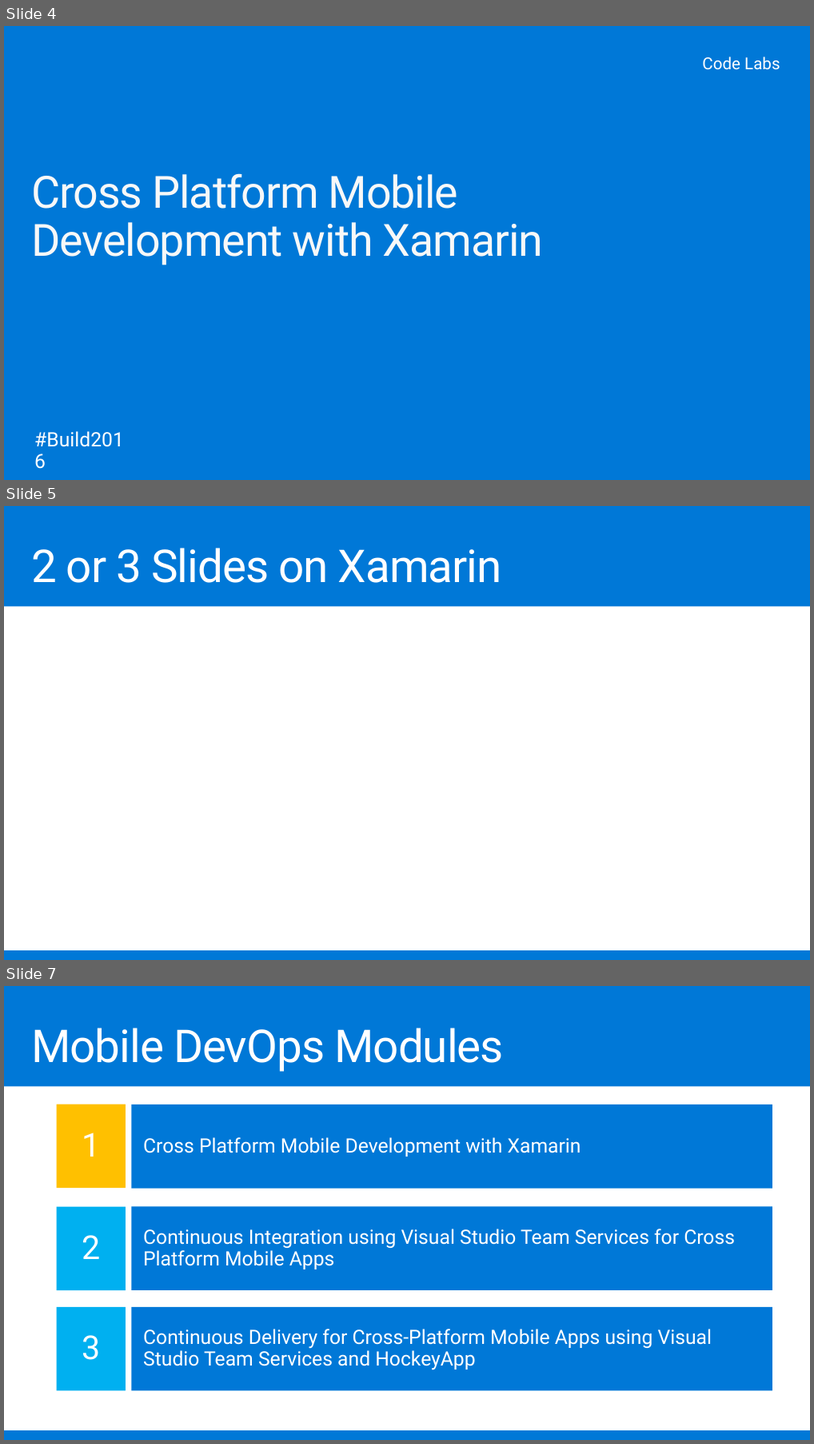
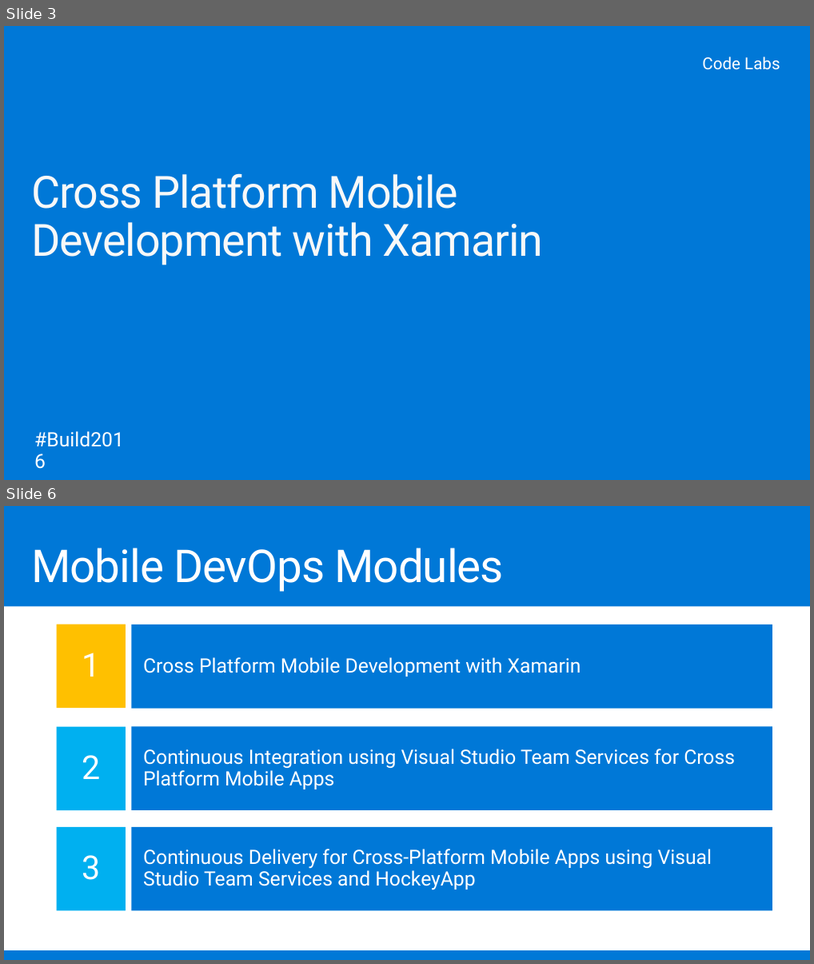
Before and after one commit to sriramdasbalaji/CodeLabs-MobileDevOps, a slide deck: Module1-Xamarin/Slides/Mobile DevOps Module 1.pptx. Shown one above the other, each under a label of ours: slides 4, 5 and 7 before the commit, slides 3 and 6 after it; the slides between them are not shown. The pictures are 814x1444 and 814x964 pixels, drawn with LibreOffice and Linux fonts; fonts in the diff are those of the drawing; background and template pictures are left out. Boxes give left, top, right and bottom in pixels: in the first picture for what was removed or moved away, otherwise in the second. Text is boxed around its words. In the diff, an @@ line names an element or a change of style, - is before the commit and + after.

```diff
--- a/Module1-Xamarin/Slides/Mobile DevOps Module 1.pptx
+++ b/Module1-Xamarin/Slides/Mobile DevOps Module 1.pptx
@@ slide 5 removed at <box>4,506,810,960</box>, background #0078D7 @@
@@ title removed at <box>31,548,502,583</box> @@
-2 or 3 Slides on Xamarin
@@ rectangle removed at <box>4,606,810,949</box> @@
@@ what was slide 4 is now slide 3 @@
@@ what was slide 7 is now slide 6 @@
```
Also in this commit, not shown: 2 slides added, 2 other slides removed, 2 other files.
